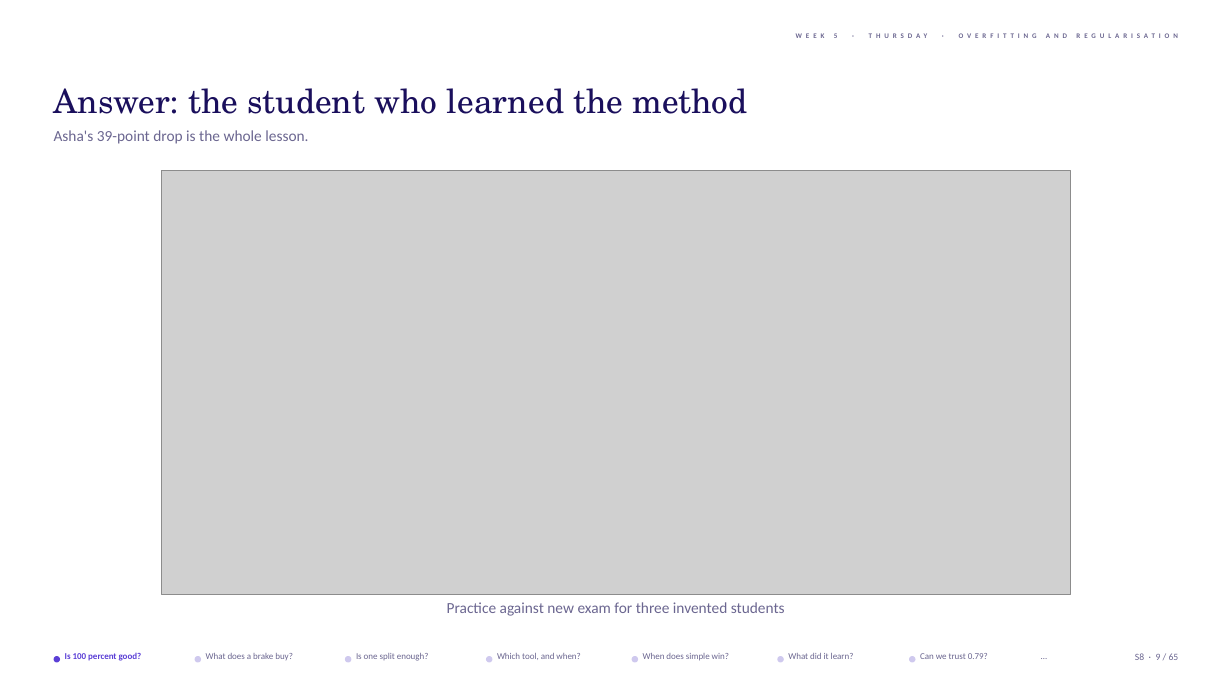
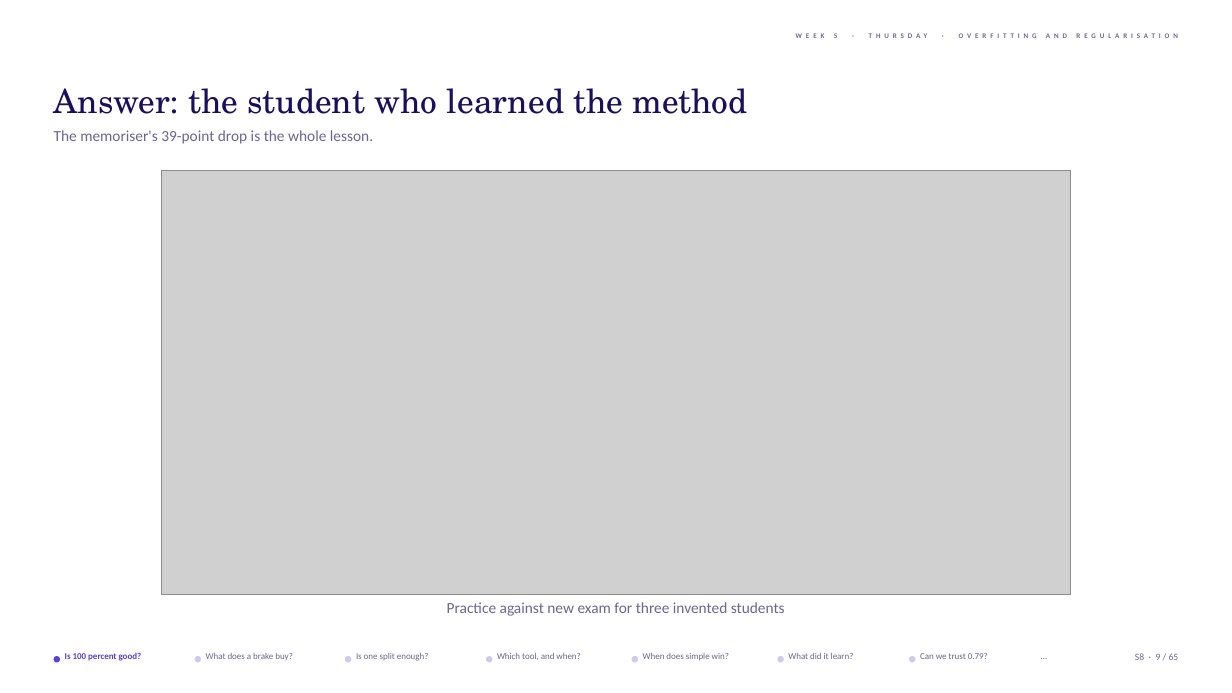
Before and after one commit to fde-academy-lab/c2-content-factory, a slide deck: slide 9 of content/W05/D4/1_in_class_training_content/slides/C2_W05_D04_slides_STUDENT.pptx. Drawn at 1232x693 pixels with LibreOffice and Linux fonts; fonts in the diff are those of the drawing; grey boxes stand for pictures; background and template pictures are left out. Boxes give left, top, right and bottom in pixels: in the first picture for what was removed or moved away, otherwise in the second. Text is boxed around its words. In the diff, an @@ line names an element or a change of style, - is before the commit and + after.

```diff
--- a/content/W05/D4/1_in_class_training_content/slides/C2_W05_D04_slides_STUDENT.pptx
+++ b/content/W05/D4/1_in_class_training_content/slides/C2_W05_D04_slides_STUDENT.pptx
@@ text at box(54, 130, 373, 144): text changed @@
-Asha's 39-point drop is the whole lesson.
+The memoriser's 39-point drop is the whole lesson.
```
Also in this commit, not shown: 2 other slides changed, 16 other files.
